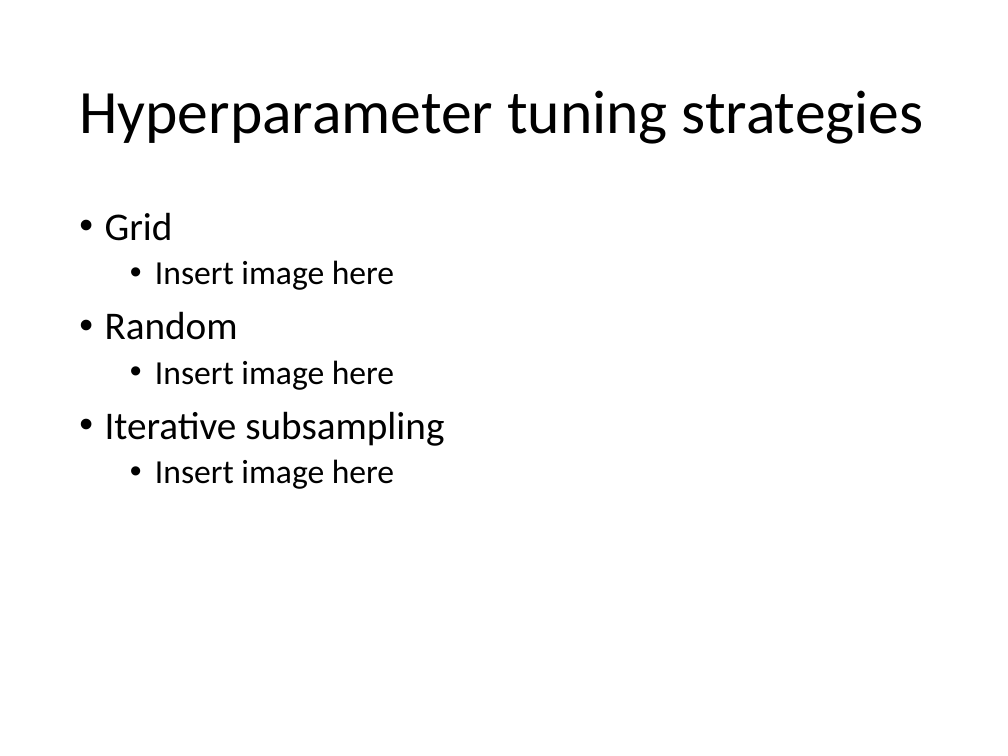
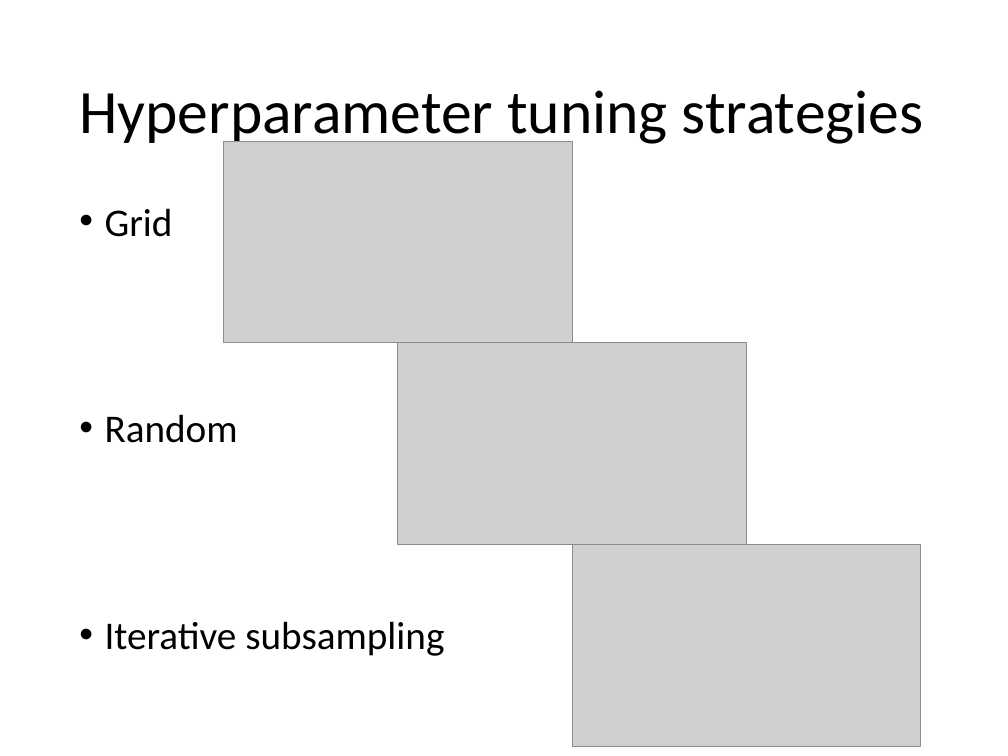
Before and after one commit to jkingphd/practical_bayes_opt, a slide deck: slide 6 of Data_science_nashville_jkk.pptx. Drawn at 1008x756 pixels with LibreOffice and Linux fonts; fonts in the diff are those of the drawing; grey boxes stand for pictures. Boxes give left, top, right and bottom in pixels: in the first picture for what was removed or moved away, otherwise in the second. Text is boxed around its words. In the diff, an @@ line names an element or a change of style, - is before the commit and + after.

Commit message:
Added figures for tuning strategies slide. Also created a jupyter notebook to generate these features and made a few small PPT edits.

```diff
--- a/Data_science_nashville_jkk.pptx
+++ b/Data_science_nashville_jkk.pptx
@@ picture added at [224, 141, 573, 343] @@
@@ text "Grid" at [105, 208, 444, 656]: line spacing 0.9 to 0.8 @@
@@ text at [155, 260, 394, 290]: paragraph removed @@
-  • Insert image here
@@ picture added at [398, 343, 747, 544] @@
@@ text at [155, 360, 394, 390]: paragraph removed @@
-  • Insert image here
@@ text at [155, 459, 394, 489]: paragraph removed @@
-  • Insert image here
@@ picture added at [572, 544, 920, 746] @@
```
Also in this commit, not shown: 3 other slides changed, 4 other files.
